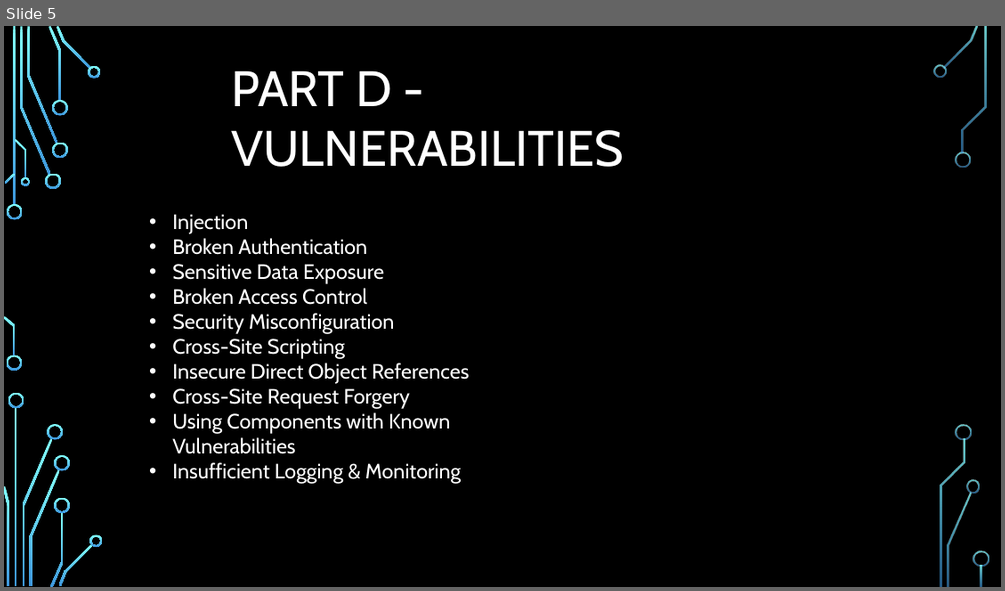
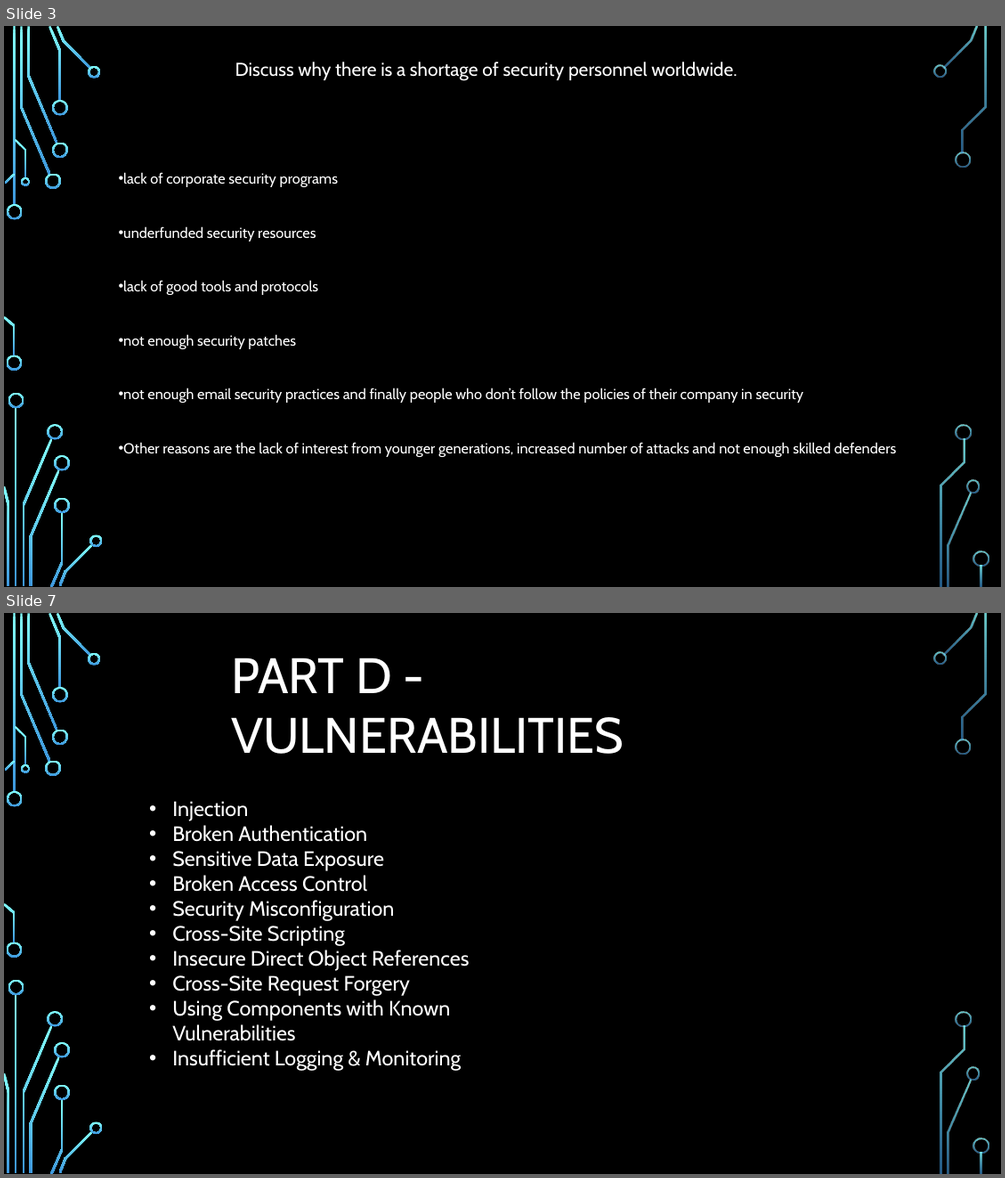
Before and after one commit to jakebolger/AS2repo, a slide deck: Presentation1.pptx. Shown one above the other, each under a label of ours: slide 5 before the commit, slides 3 and 7 after it; the slides between them are not shown. The pictures are 1005x591 and 1005x1178 pixels, drawn with LibreOffice and Linux fonts; fonts in the diff are those of the drawing; background and template pictures are left out. Boxes give left, top, right and bottom in pixels: in the first picture for what was removed or moved away, otherwise in the second. Text is boxed around its words. In the diff, an @@ line names an element or a change of style, - is before the commit and + after.

```diff
--- a/Presentation1.pptx
+++ b/Presentation1.pptx
@@ slide 3 added at box(4, 26, 1001, 587), background picture (left out); not listed: 36 template elements that a slide beside it also shows @@
@@ text added at box(235, 62, 736, 81), 18 pt, text #FFFFFF @@
+Discuss why there is a shortage of security personnel worldwide.
@@ text added at box(123, 172, 897, 457), 14 pt, text #FFFFFF @@
+• lack of corporate security programs
+• underfunded security resources
+• lack of good tools and protocols
+• not enough security patches
+• not enough email security practices and finally people who don’t follow the policies of their company in security
+• Other reasons are the lack of interest from younger generations, increased number of attacks and not enough skilled defenders
@@ what was slide 5 is now slide 7 @@
```
Also in this commit, not shown: 5 slides changed, 1 other slide added, 5 other files.
